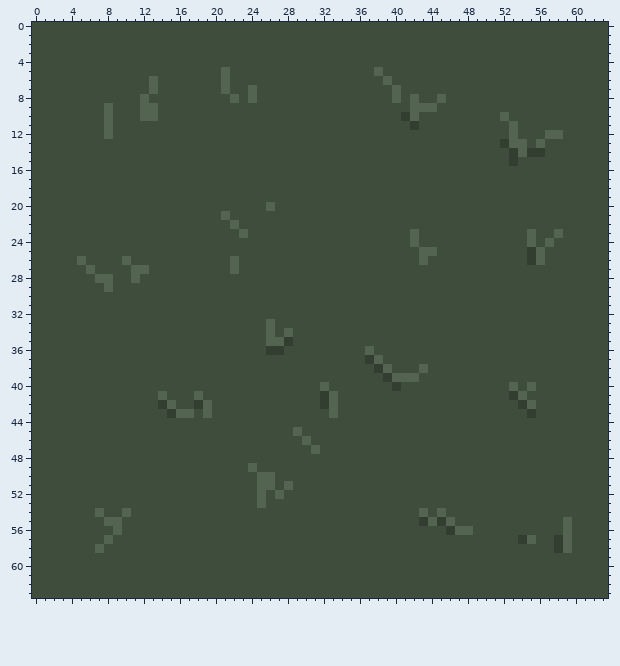
Pixel-art file: src/terrain_layer/grass/texture_grass.aseprite. Above, as it was before the edit.
64x64 pixels, 1 frame. Colours within 5 levels of each other are drawn and written as one.
After the commit:
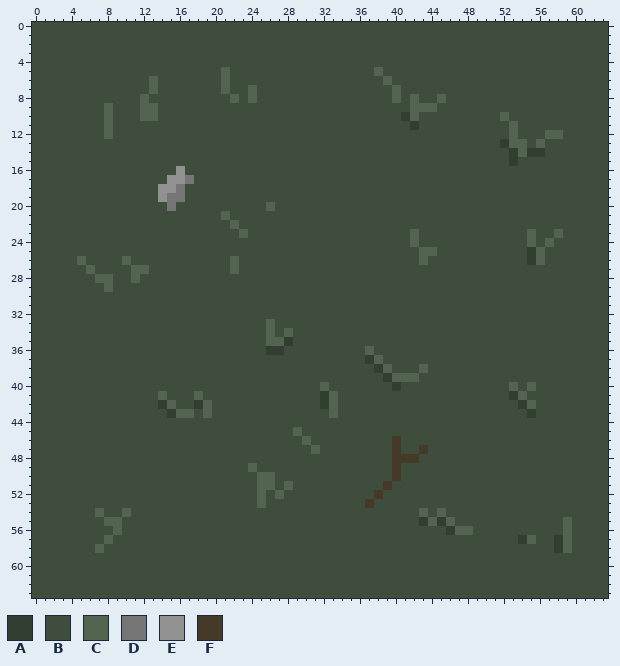
Palette (. is transparent): A #323f30  B #3f4e3c  C #536450  D #767676  E #919191  F #453927
Edits made:
layer "Layer" added
layer "rocks" added
layer "sticks" added
layer "Layer 1" removed
--- layers "sticks", "rocks"
@@ x 12..19 @@
 15 BBBBBBBB
-16 BBBBBBBB
-17 BBBBBBBB
-18 BBBBBBBB
-19 BBBBBBBB
-20 BBBBBBBB
+16 BBBBEBBB
+17 BBBEEDBB
+18 BBEEDBBB
+19 BBEDDBBB
+20 BBBDBBBB
 21 BBBBBBBB
@@ x 35..45 @@
 45 BBBBBBBBBBB
-46 BBBBBBBBBBB
-47 BBBBBBBBBBB
-48 BBBBBBBBBBB
-49 BBBBBBBBBBB
-50 BBBBBBBBBBB
-51 BBBBBBBBBBB
-52 BBBBBBBBBBB
-53 BBBBBBBBBBB
+46 BBBBBFBBBBB
+47 BBBBBFBBFBB
+48 BBBBBFFFBBB
+49 BBBBBFBBBBB
+50 BBBBBFBBBBB
+51 BBBBFBBBBBB
+52 BBBFBBBBBBB
+53 BBFBBBBBBBB
 54 BBBBBBBBCBC
Where, in picture pixels (left, top, right, bottom), the same in both pictures:
changed: (158, 166, 194, 211)
changed: (365, 436, 428, 508)
